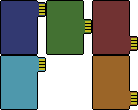
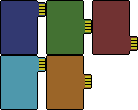
Revision of a layered 138 × 110 image; what changed, layer by layer:
painted on "Слой 1" over left=46, top=55, right=138, bottom=110
